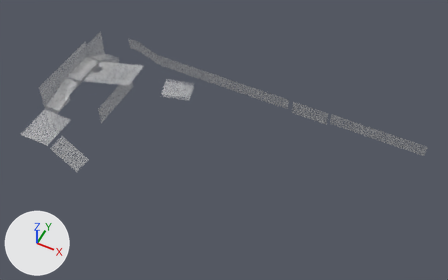
A saved change to the FBX model Steel Heel Jam/Assets/Art/Meshes/Powerhouse/SM_Chainlink_01.fbx.
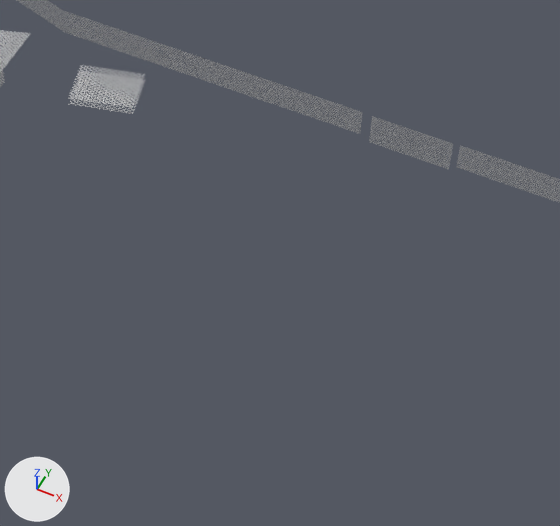
Each version is shown whole from a 50 mm camera at (41.0, -92.2, 114.5) aimed at (-0.7, -8.7, 10.2), then close up on the part from 29% to 84% of the width and 18% to 100% of the height. Every picture has the same lights, and +X, +Y and +Z are marked at lower left.

The first close-up shows 'SM_Chainlink_01'.
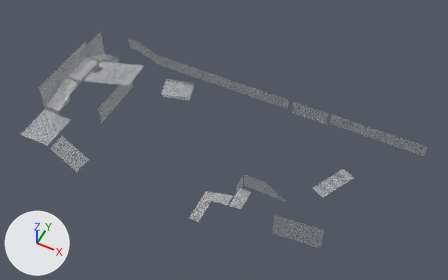
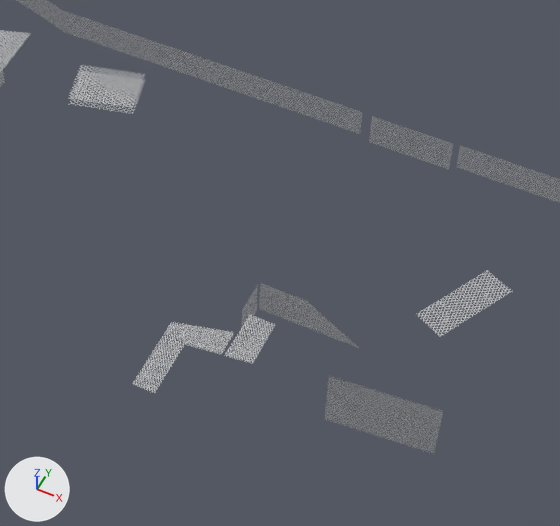
The change, as a diff of the scene's bpy script:
```diff
--- a/Steel Heel Jam/Assets/Art/Meshes/Powerhouse/SM_Chainlink_01.fbx.py
+++ b/Steel Heel Jam/Assets/Art/Meshes/Powerhouse/SM_Chainlink_01.fbx.py
@@ me_plane_003 @@
 # used by ob_sm_chainlink_01; location = (0.0, 0.0, 0.0)
-me_plane_003.from_pydata(...)  # 196 vertices, 82 faces; spans x -41.3..40.8, y -29.7..14.3, z 1.4..19.9
+me_plane_003.from_pydata(...)  # 250 vertices, 98 faces; spans x -41.3..40.8, y -30.1..14.3, z 1.4..19.9
+# me_plane_003 part 1
+# 46 vertices are added at x 1.8..28.4, y -30.1..0.1, z 4.4..12.1
+# 8 new vertices lie (0.0, 0.0, 4.0) away from vertices in x 7.0..12.0, y -18.3..-14.5, z 4.8
+# 16 new faces join them
 me_plane_003.materials.append(mat_m_chainlink_01)
```

Where the change shows, as pixel boxes [x1, y1, x2, y2] in the close-ups (560 x 526 px):
'SM_Chainlink_01', reshaped
    before: [0, 0, 560, 203]
    after: [0, 0, 560, 453]
part 1 of me_plane_003, added
    after: [134, 270, 512, 453]
